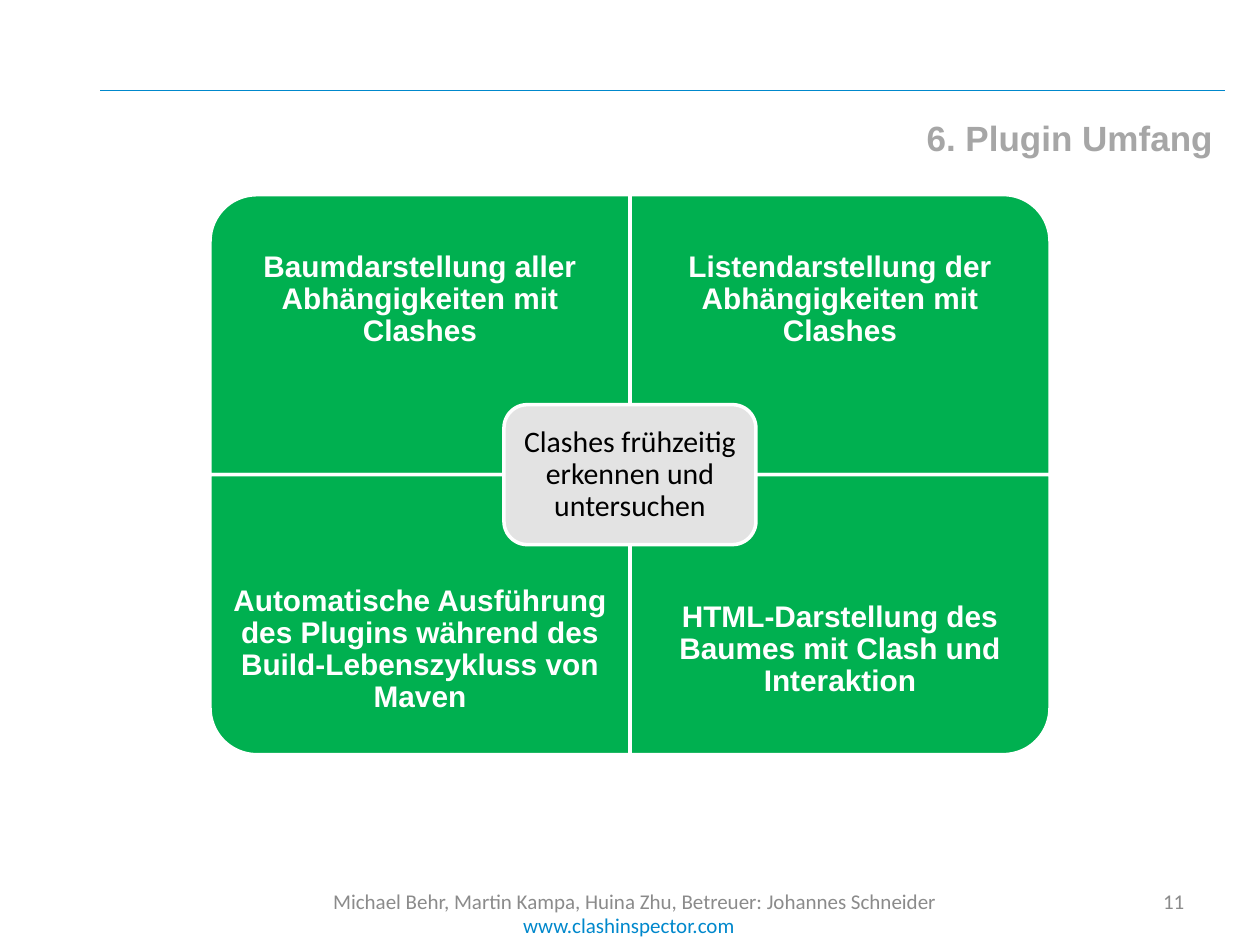
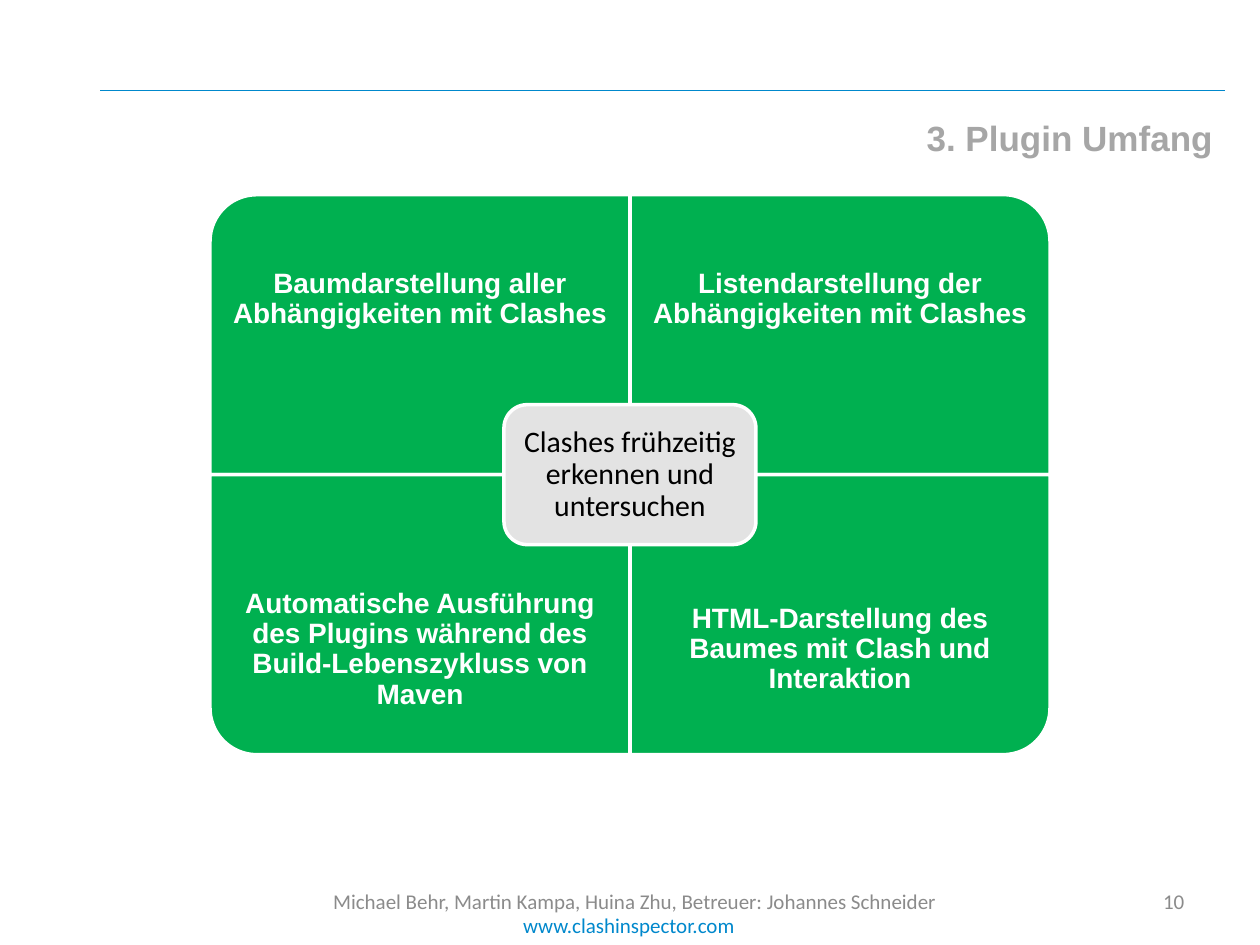
Before and after one commit to cedarsoft/clashinspector.com, a slide deck: slide 10 of presentation/Jahresprojekt Endpräsentation.pptx (slide 11 before the commit). Drawn at 1260x945 pixels with LibreOffice and Linux fonts; fonts in the diff are those of the drawing; background and template pictures are left out. Boxes give left, top, right and bottom in pixels: in the first picture for what was removed or moved away, otherwise in the second. Text is boxed around its words. In the diff, an @@ line names an element or a change of style, - is before the commit and + after.

```diff
--- a/presentation/Jahresprojekt Endpräsentation.pptx
+++ b/presentation/Jahresprojekt Endpräsentation.pptx
@@ text at box(927, 126, 1212, 157): text changed @@
-6. Plugin Umfang
+3. Plugin Umfang
@@ size 17 to 16 pt in 4 elements at box(233, 272, 607, 329), box(653, 272, 1027, 329), box(245, 592, 594, 705), box(689, 607, 990, 689) @@
@@ page number at box(1163, 895, 1184, 909): text changed @@
-11
+10
```
Also in this commit, not shown: 11 other slides changed, 4 other files.
